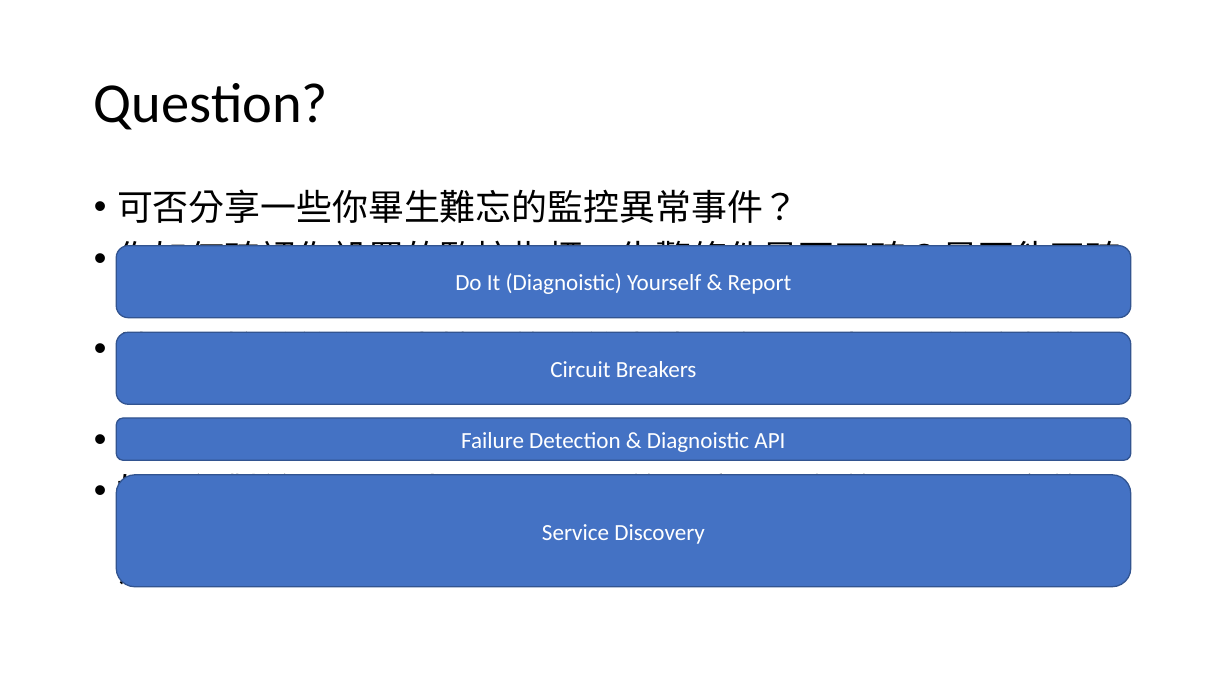
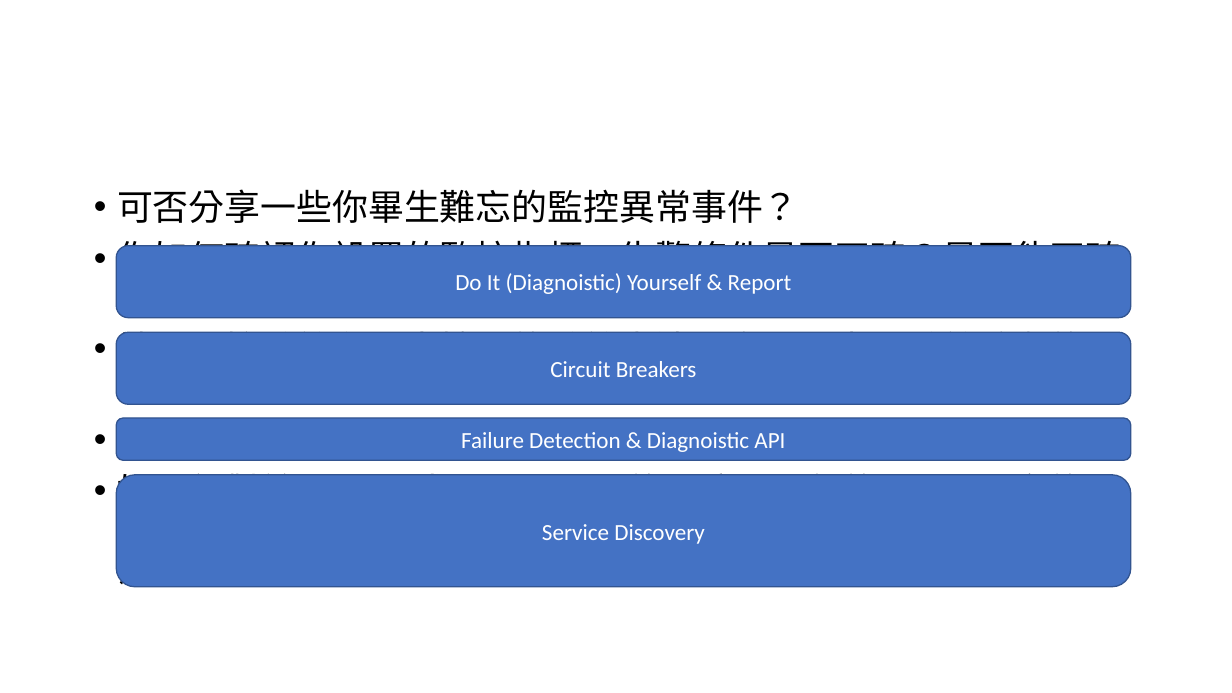
Before and after one commit to andrew0928/Meetup, a slide deck: slide 14 of 20180526.DevOps.MonitorTools/Consul_Andrew.pptx (slide 7 before the commit). Drawn at 1232x693 pixels with LibreOffice and Linux fonts; fonts in the diff are those of the drawing. Boxes give left, top, right and bottom in pixels: in the first picture for what was removed or moved away, otherwise in the second. Text is boxed around its words. In the diff, an @@ line names an element or a change of style, - is before the commit and + after.

```diff
--- a/20180526.DevOps.MonitorTools/Consul_Andrew.pptx
+++ b/20180526.DevOps.MonitorTools/Consul_Andrew.pptx
@@ title removed at [94, 83, 328, 130] @@
-Question?
```
Also in this commit, not shown: 7 slides added, 2 other files.
